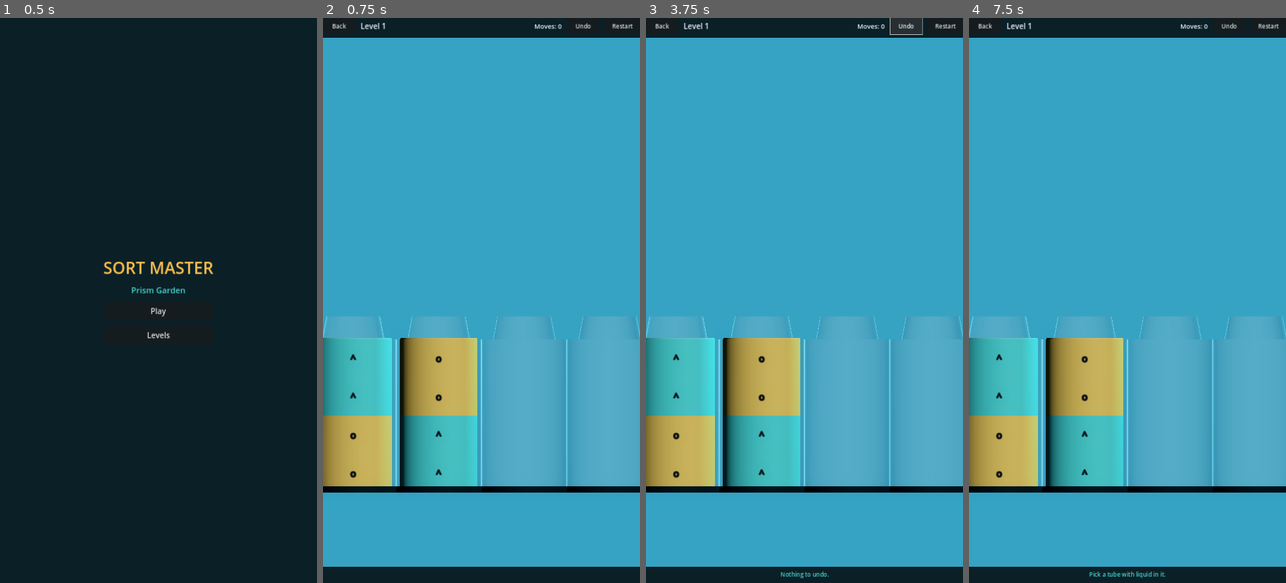
Above: before the commit, frames 1-4 (left to right).
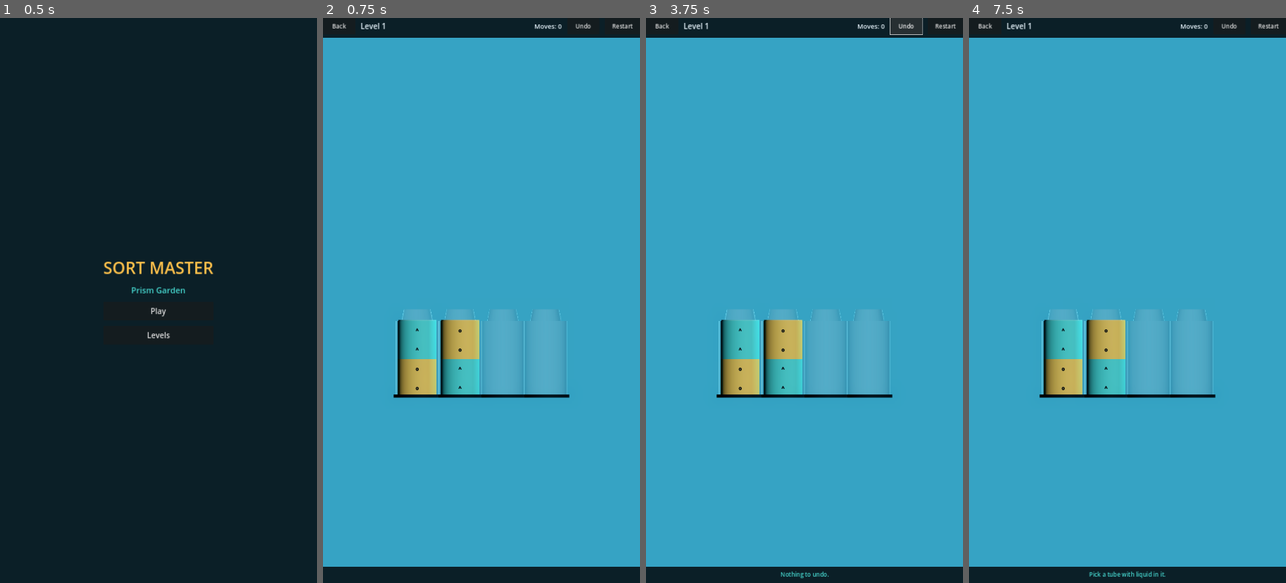
Above: after the commit, the same moments.

Repository: kieronpeters/sort-master
Game: Godot game, scene res://scenes/main.tscn
Two runs of this game, one before a commit and one after it. Both use one fixed random seed, a clock stepped at 60 frames per second and the inputs below.
Inputs (mouse positions are in pixels of both pictures, inside the frame that each line leads up to):
- Up to frame 1 (0.5 s): no input
- Up to frame 2 (0.75 s): click "Play" at 0.5 s
- Up to frame 3 (3.75 s): click "Restart" at 1.25 s; click "Restart" at 2 s; click "Restart" at 2.75 s; click "Undo" at 3.5 s
- Up to frame 4 (7.5 s): click "Undo" at 4.25 s; click "Undo" at 5 s; click "Back" at 5.75 s; click "Play" at 6.5 s; tap Enter at 7.25 s; move the mouse to (1197, 272) at 7.27 s; click (1197, 272) at 7.42 s

Frame 1 is identical in both runs. In frame 2, 20% of the frame differs, in the area x 0-100%, y 51-84%; in frame 3, 20%; in frame 4, 20%.

Commit message:
fix: derive camera scale from viewport so 3D vessels match the hit strips at any window size

Diff:
--- a/godot/scripts/presentation/board_3d.gd
+++ b/godot/scripts/presentation/board_3d.gd
@@ -47,15 +47,28 @@
 
 	camera = Camera3D.new()
 	camera.projection = Camera3D.PROJECTION_ORTHOGONAL
-	camera.size = DESIGN_H / PX_PER_UNIT
 	camera.position = Vector3(0, 0, 2.0)
 	camera.near = 0.05
 	camera.far = 10.0
 	add_child(camera)
 	camera.current = true
+	_fit_camera()
+	get_viewport().size_changed.connect(_fit_camera)
 
 	_vessels = Node3D.new()
 	add_child(_vessels)
+
+## Keeps 1 design pixel equal to one screen pixel at any window size.
+## The 2D hit areas scale by viewport_width / DESIGN_W, so the camera must use
+## the same factor or the vessels and their hit strips drift apart.
+func _fit_camera() -> void:
+	if camera == null:
+		return
+	var vp := get_viewport().get_visible_rect().size
+	if vp.x < 2.0 or vp.y < 2.0:
+		return
+	var sx := vp.x / DESIGN_W
+	camera.size = vp.y / (PX_PER_UNIT * sx)
 
 ## Rebuilds every vessel from a board snapshot.
 func set_board(tubes: Array, capacity: int, selected: int) -> void:
